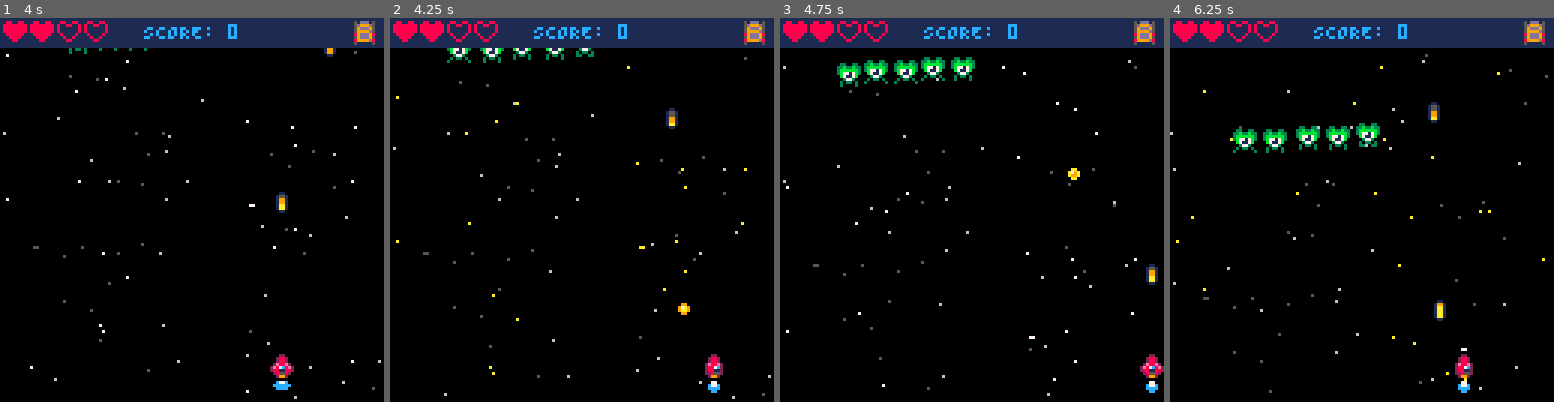
Above: before the commit, frames 1-4 (left to right).
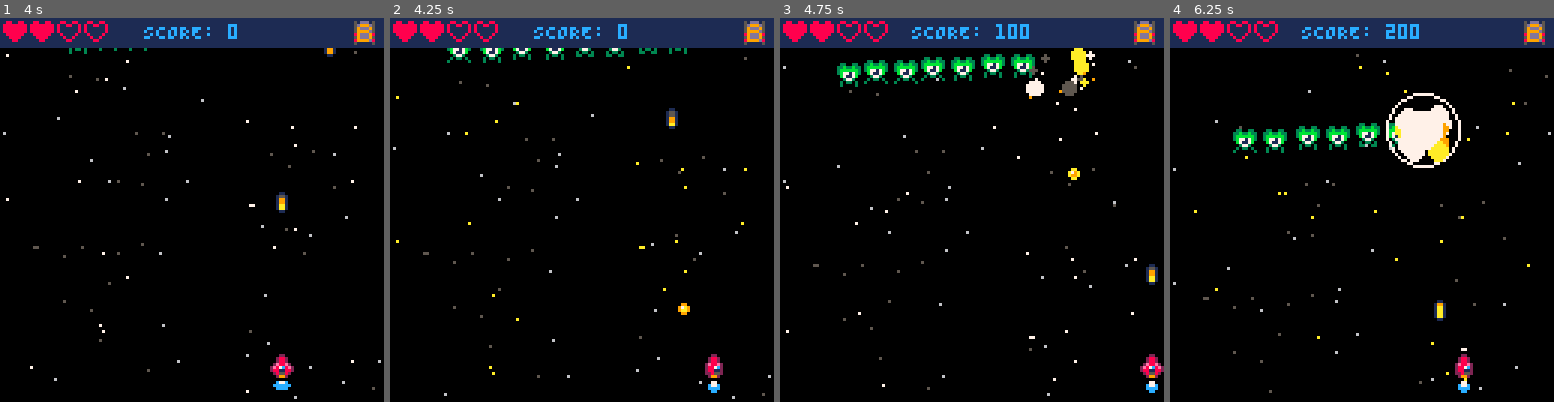
Above: after the commit, the same moments.

Repository: ProfSFrink/pico-8_shump_tutorial
Game: PICO-8 cartridge shump.p8
The game is run twice, just before and just after one commit, with the same random seed, the same clock (stepped at 60 frames per second) and the same inputs.
Inputs:
- Up to frame 1 (4 s): tap X (X key) at 0.33, 1.07, 1.85, 2.97 s; tap O (Z key) at 0.7, 1.7, 2.1, 2.5, 2.9, 3.3, 3.7 s; hold Right 1.6-2.1 s; hold Up 2.15-2.42 s; hold Right 2.47-3.03 s; hold Left 3.08-3.58 s; hold Down 3.63-3.97 s
- Up to frame 2 (4.25 s): hold Right from 4.02 s (still down); tap X (X key) at 4.08 s; tap O (Z key) at 4.1 s
- Up to frame 3 (4.75 s): tap O (Z key) at 4.5 s; release Right at 4.68 s; hold Up from 4.73 s (still down)
- Up to frame 4 (6.25 s): tap O (Z key) every 0.4 s from 4.9 to 6.1 s; release Up at 5.03 s; hold Left 5.08-5.68 s; tap X (X key) at 5.2 s; hold Down 5.73-6.03 s; hold Right from 6.08 s (still down)

Frame 1 is identical in both runs. In frame 2, 0.2% of the frame differs, in the area x 56-78%, y 7-11%; in frame 3, 1.6%; in frame 4, 2.9%, in the area x 0-100%, y 1-86%.

Commit message:
- (tweak) show final game screen in background of win screen.
- (feat) add new fighter enemy type.
- (chore) moved enemy sprite around sprite sheet, changed sprite numbers in enemy defs.

Diff:
--- a/components/Enemies.lua
+++ b/components/Enemies.lua
@@ -22,9 +22,9 @@
             { c1 = 8, c2 = 2 }, -- Red.
             { c1 = 6, c2 = 13 } -- Grey.
         },
-        strtFram = 48,
-        endFram = 51,
-        flFram = 52,
+        strtFram = 80,
+        endFram = 83,
+        flFram = 84,
         animDelay = 3,
         spd = 0.5,
         hp = 2,
@@ -42,9 +42,9 @@
             { c1 = 8, c2 = 2 }, -- Red.
             { c1 = 14, c2 = 2 } -- Pink.
         },
-        strtFram = 32,
-        endFram = 35,
-        flFram = 36,
+        strtFram = 64,
+        endFram = 67,
+        flFram = 68,
         animDelay = 3,
         spd = 0.75,
         hp = 4,
@@ -62,9 +62,9 @@
             { c1 = 12, c2 = 1 }, -- Blue.
             { c1 = 14, c2 = 2 } -- Pink.
         },
-        strtFram = 37,
-        endFram = 40,
-        flFram = 41,
+        strtFram = 69,
+        endFram = 72,
+        flFram = 73,
         animDelay = 3,
         spd = 0.6,
         hp = 3,
@@ -82,9 +82,9 @@
             -- { c1 = 12, c2 = 1 }, -- Blue.
             -- { c1 = 14, c2 = 2 } -- Pink.
         },
-        strtFram = 42,
-        endFram = 46,
-        flFram = 47,
+        strtFram = 88,
+        endFram = 92,
+        flFram = 93,
         animDelay = 5,
         spd = 0.3,
         hp = 5,
@@ -102,11 +102,32 @@
             -- { c1 = 12, c2 = 1 }, -- Blue.
             -- { c1 = 14, c2 = 2 } -- Pink.
         },
-        strtFram = 53,
-        endFram = 54,
-        flFram = 55,
+        strtFram = 85,
+        endFram = 86,
+        flFram = 87,
         animDelay = 2,
         spd = 0.8,
+        hp = 2,
+        points = 200,
+        upFunc = function(_ENV)
+            x = x + cos(y / 16) * spd
+            y += spd
+        end
+    },
+        fighter = {
+        name = "fighter",
+        cols = {
+            { c1 = 1, c2 = 5 }, -- Blue / Grey.
+            -- { c1 = 9, c2 = 4 }, -- Brown.
+            -- { c1 = 11, c2 = 3 }, -- Green.
+            -- { c1 = 12, c2 = 1 }, -- Blue.
+            -- { c1 = 14, c2 = 2 } -- Pink.
+        },
+        strtFram = 74,
+        endFram = 77,
+        flFram = 78,
+        animDelay = 2,
+        spd = 0.4,
         hp = 2,
         points = 200,
         upFunc = function(_ENV)
@@ -273,6 +294,10 @@
         def = eTypes.flame
     end
 
+    if enemy.name == eTypes.fighter.name then
+        def = eTypes.fighter
+    end
+
     add(
         enemies, newEnemy(def, x, y)
     )
--- a/states/GameState.lua
+++ b/states/GameState.lua
@@ -20,13 +20,19 @@
 			spawnX = 50, spawnY = 0 },
 		{ wave = 1, frame = 30, kind = eTypes.alien,
 			spawnX = 60, spawnY = 0 },
-		{ wave = 2, frame = 55, kind = eTypes.eyeball,
+		{ wave = 1, frame = 30, kind = eTypes.alien,
+			spawnX = 70, spawnY = 0 },
+		{ wave = 1, frame = 30, kind = eTypes.alien,
+			spawnX = 80, spawnY = 0 },
+		{ wave = 1, frame = 30, kind = eTypes.alien,
+			spawnX = 90, spawnY = 0 },
+		{ wave = 2, frame = 55, kind = eTypes.fighter,
 			spawnX = ranInt(0, 120), spawnY = 0 },
-		{ wave = 2, frame = 65, kind = eTypes.ufo,
+		{ wave = 2, frame = 65, kind = eTypes.fighter,
 			spawnX = ranInt(0, 120), spawnY = 0 },
-		{ wave = 2, frame = 75, kind = eTypes.eyeball,
+		{ wave = 2, frame = 75, kind = eTypes.fighter,
 			spawnX = ranInt(0, 120), spawnY = 0 },
-		{ wave = 2, frame = 100, kind = eTypes.alien,
+		{ wave = 2, frame = 100, kind = eTypes.fighter,
 			spawnX = ranInt(0, 120), spawnY = 0 }
 	}
 
--- a/states/WinState.lua
+++ b/states/WinState.lua
@@ -18,7 +18,7 @@
 
 -- Draw the win screen.
 function drawWin()
-    cls(0)
+    drawGame()
 
     local winText = "YOU WIN!"
     local restart = pressAKey .. "RESTART"
Not shown, changed: 175 lines of the sprite sheet (__gfx__) section of shump.p8
